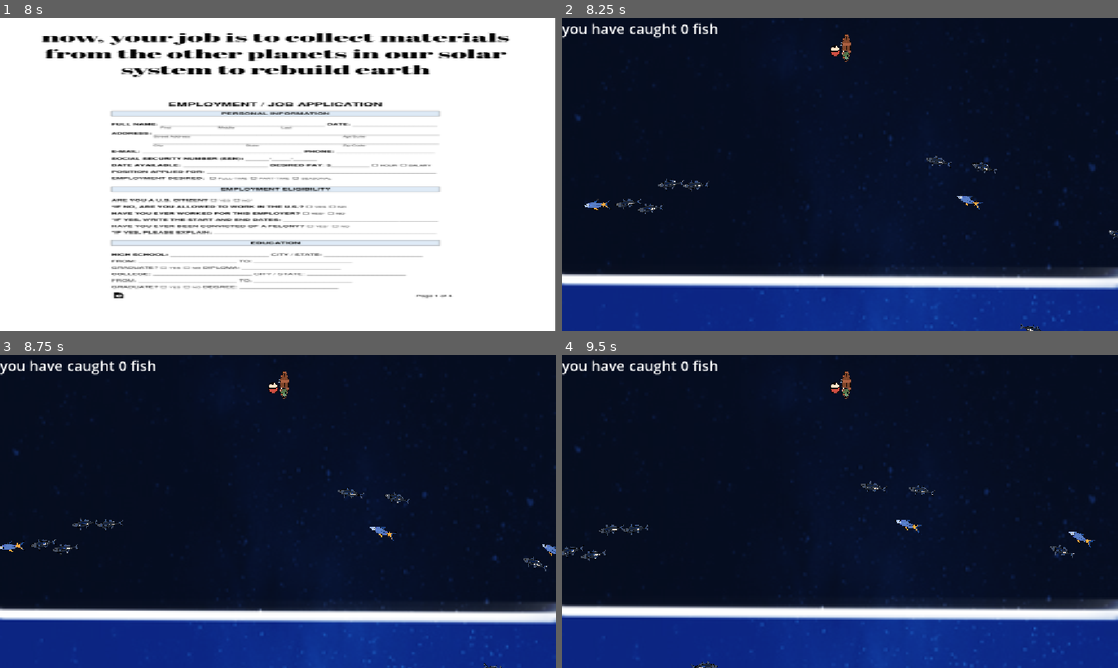
Above: before the commit, frames 1-4 (two rows, left to right).
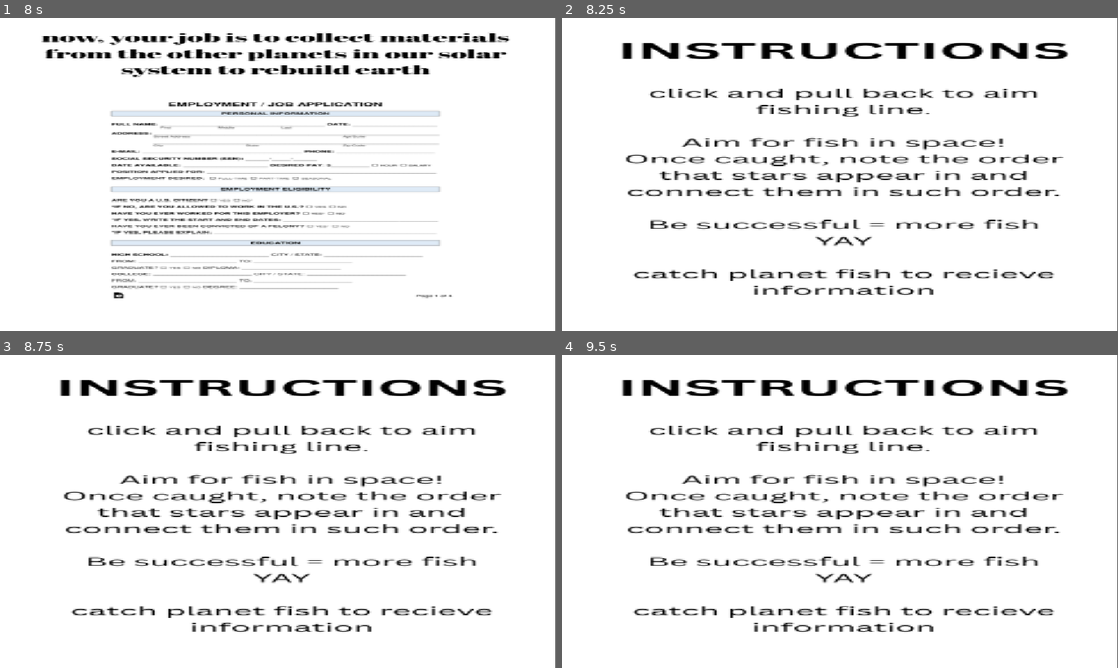
Above: after the commit, the same moments.

Repository: Logabe/fiiiiih
Game: Godot game, scene res://main_menu.tscn
Same seed, same stepped clock (60 frames per second), same inputs: the game is played once before the commit and once after it.
Inputs (mouse positions are in pixels of both pictures, inside the frame that each line leads up to):
- Up to frame 1 (8 s): click "play........" at 0.5 s; tap Enter at 1.25, 2.75, 4.25 s; move the mouse to (400, 158) at 1.27 s; press the mouse at (400, 158) at 1.28 s; hold Right 1.28-2.03 s; tap Space at 2, 3.5, 5 s; move the mouse to (166, 190) at 2.02 s; release the mouse at (166, 190) at 2.03 s; hold Down 2.03-2.78 s; tap Alt at 2.1, 4.35, 6.6 s; move the mouse to (333, 105) at 2.77 s; hold Right 2.78-3.53 s; tap Shift at 2.85, 5.1, 7.35 s; move the mouse to (250, 237) at 3.52 s; hold Up 3.53-4.28 s; click (250, 237) at 3.6 s; move the mouse to (444, 221) at 4.27 s; hold Left 4.28-5.78 s; move the mouse to (111, 127) at 5.02 s; move the mouse to (305, 174) at 5.77 s; press the mouse at (305, 174) at 5.78 s; hold Down 5.78-6.53 s; move the mouse to (194, 96) at 6.52 s; release the mouse at (194, 96) at 6.53 s; hold Right 6.53-7.28 s; move the mouse to (400, 158) at 7.27 s; hold Up from 7.28 s (still down)
- Up to frame 2 (8.25 s): move the mouse to (728, 190) at 8.02 s; release Up at 8.03 s; hold Right from 8.03 s (still down); click (728, 190) at 8.1 s
- Up to frame 3 (8.75 s): keep holding Right
- Up to frame 4 (9.5 s): move the mouse to (895, 442) at 8.77 s; release Right at 8.78 s; hold Down from 8.78 s (still down); tap Alt at 8.85 s

Frame 1 is identical in both runs. In frame 2, 97% of the frame differs, in the area x 0-100%, y 0-100%; in frame 3, 98%; in frame 4, 98%.
Error before the commit: Invalid operands 'Nil' and 'Vector2' in operator '+'. (res://boat.gd:25)

Commit message:
more cut scene sorry

Diff:
--- a/cutscene.gd
+++ b/cutscene.gd
@@ -19,5 +19,7 @@
 	elif num == 3:
 		slide.texture = load("res://assets/cutscene/4.png")
 	elif num == 4:
+		slide.texture = load("res://assets/cutscene/5.png")
+	elif num == 5:
 		slide.visible = false
 		get_tree().change_scene_to_file("res://game.tscn")
Binary file added: assets/cutscene/5.png
Not shown, added: assets/cutscene/5.png.import
